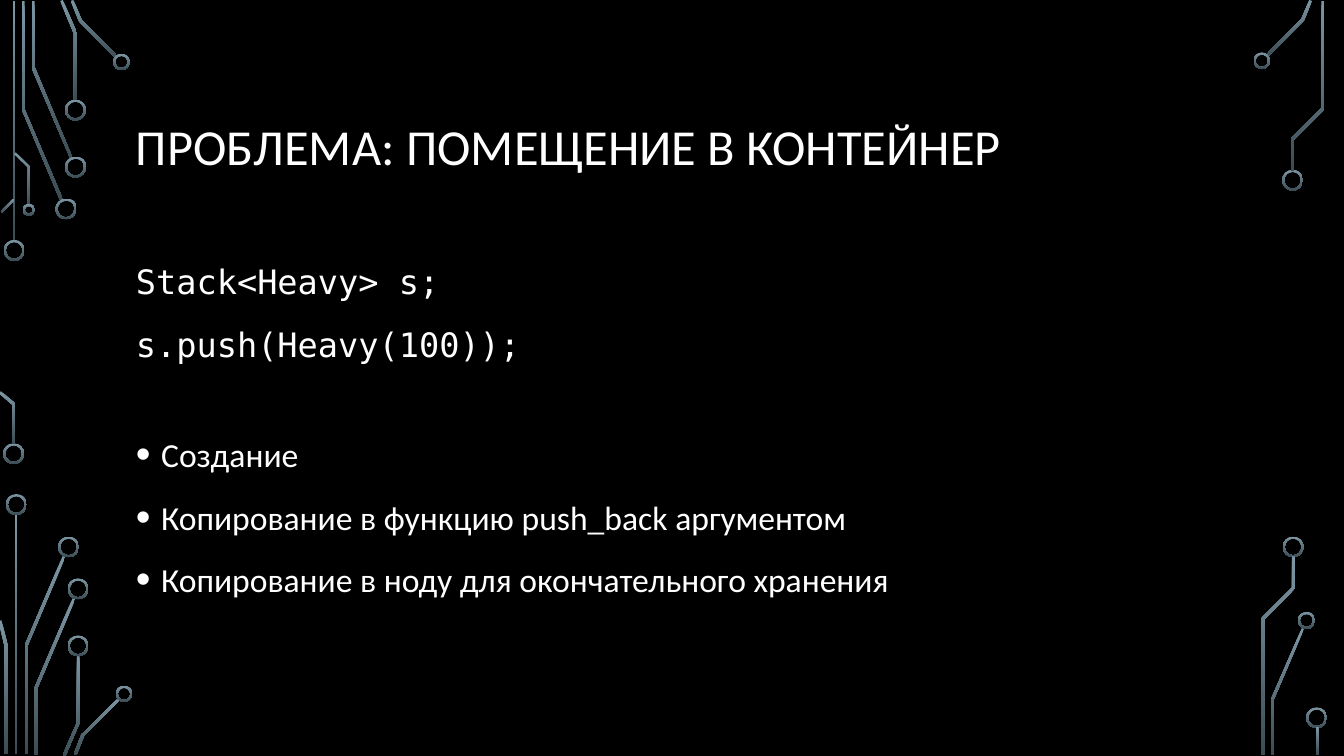
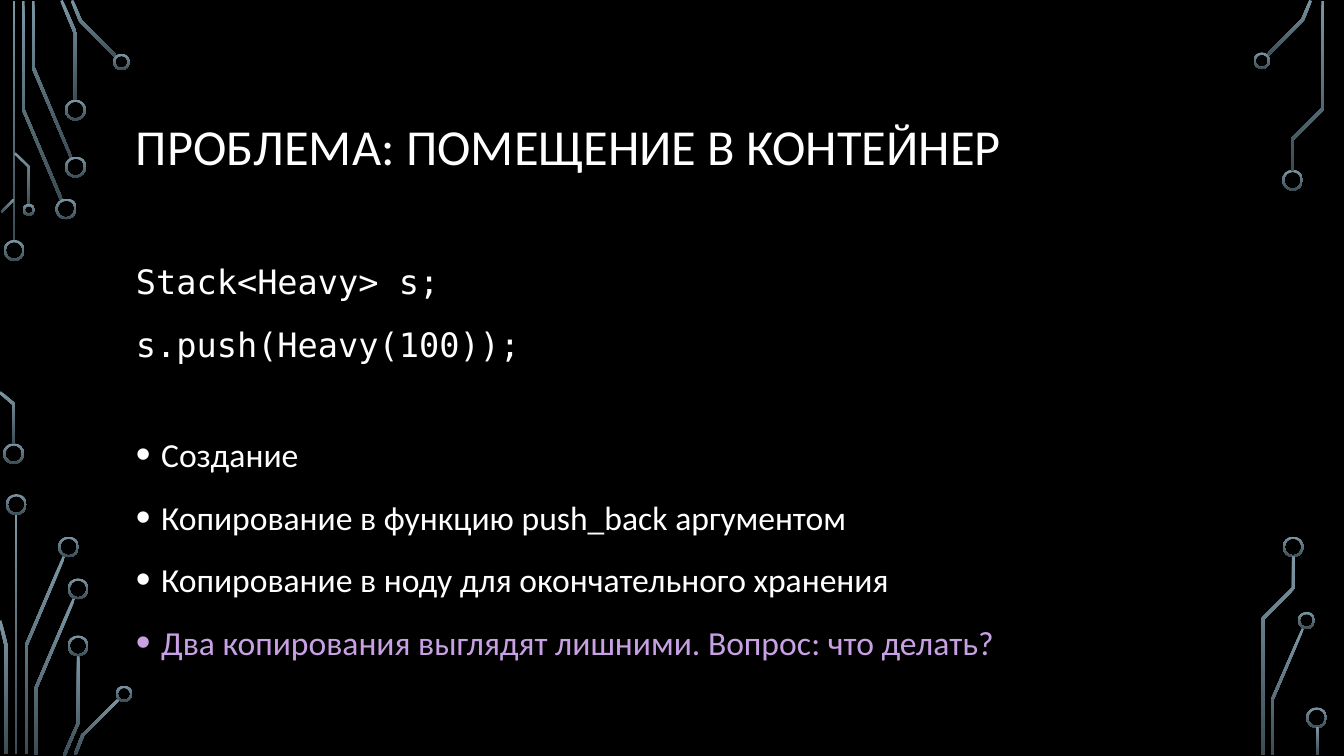
Before and after one commit to MIPT-ILab/cpp-lects-rus, a slide deck: slide 29 of slides/lec2-6-variadics.pptx (slide 18 before the commit). Drawn at 1344x756 pixels with LibreOffice and Linux fonts; fonts in the diff are those of the drawing; background and template pictures are left out. Boxes give left, top, right and bottom in pixels: in the first picture for what was removed or moved away, otherwise in the second. Text is boxed around its words. In the diff, an @@ line names an element or a change of style, - is before the commit and + after.

```diff
--- a/slides/lec2-6-variadics.pptx
+++ b/slides/lec2-6-variadics.pptx
@@ text at (161, 632, 994, 661): paragraph added @@
+• Два копирования выглядят лишними. Вопрос: что делать?
```
Also in this commit, not shown: 11 other slides changed, 31 slides added, 4 other files.
